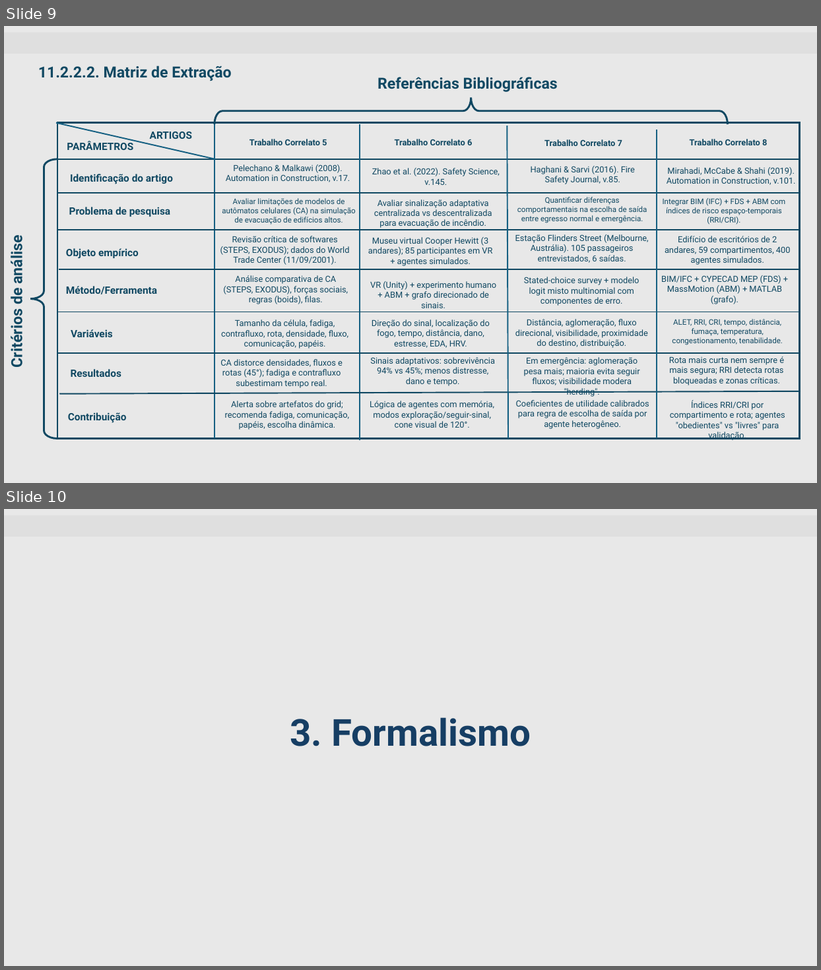
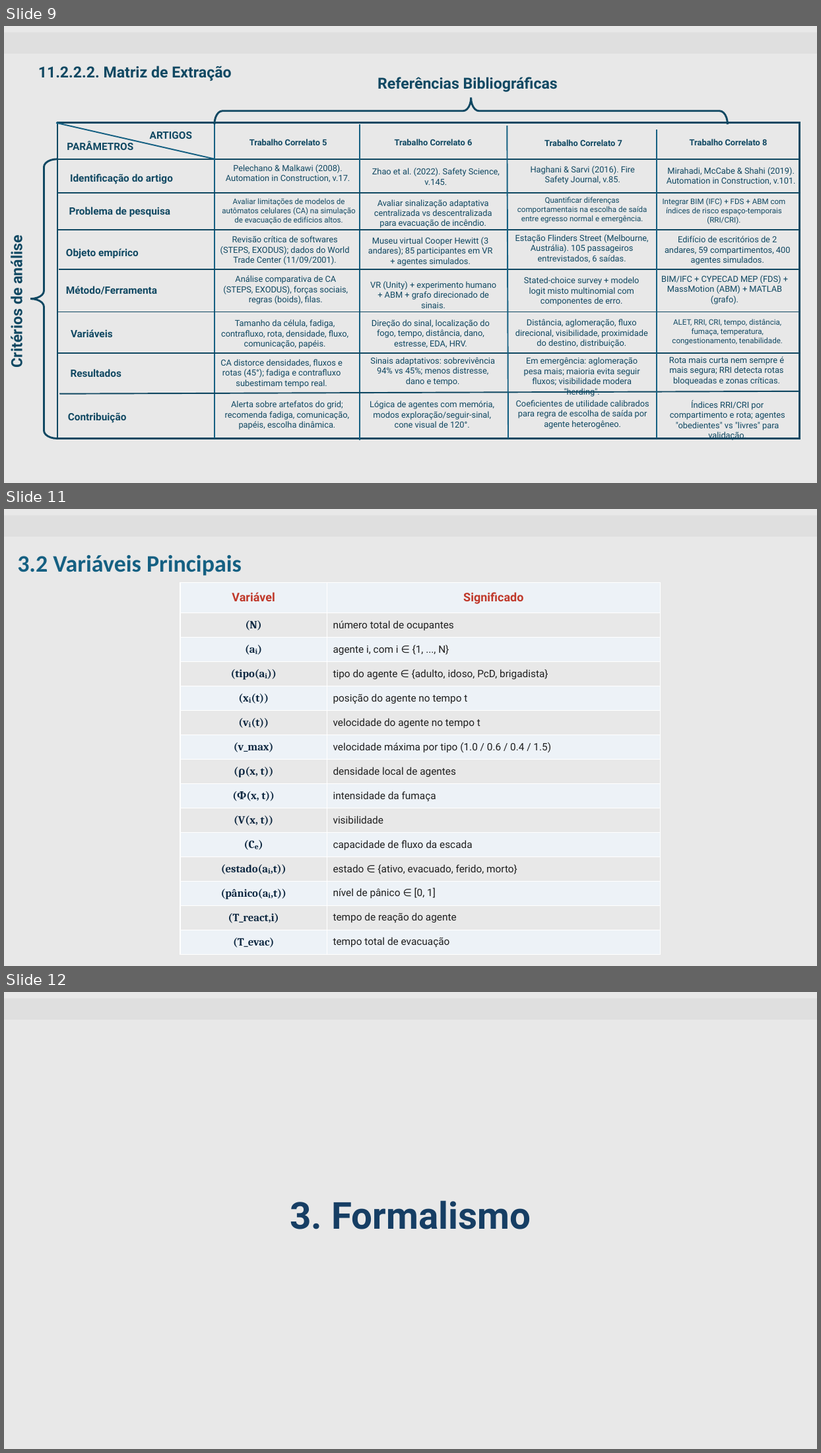
Before and after one commit to mattedi/Simulacao-2026, a slide deck: GuilhermeBackLucasFritzke/Template_Semnario_Grupo_Guilherme_Lucas_V3.pptx. Shown one above the other, each under a label of ours: slides 9 and 10 before the commit, slides 9, 11 and 12 after it; the slides between them are not shown. The pictures are 821x970 and 821x1453 pixels, drawn with LibreOffice and Linux fonts; fonts in the diff are those of the drawing; background and template pictures are left out. Boxes give left, top, right and bottom in pixels: in the first picture for what was removed or moved away, otherwise in the second. Text is boxed around its words. In the diff, an @@ line names an element or a change of style, - is before the commit and + after.

```diff
--- a/GuilhermeBackLucasFritzke/Template_Semnario_Grupo_Guilherme_Lucas_V3.pptx
+++ b/GuilhermeBackLucasFritzke/Template_Semnario_Grupo_Guilherme_Lucas_V3.pptx
@@ slide 11 added at [4, 509, 817, 966], background #E8E8E8; not listed: 1 template element that a slide beside it also shows @@
@@ text added at [17, 555, 242, 576], 28 pt, text #156082, bold @@
+3.2 Variáveis Principais
@@ table added at [180, 582, 661, 955], 15 rows, 2 columns @@
+Variável | Significado
+(N) | número total de ocupantes
+(aᵢ) | agente i, com i ∈ {1, ..., N}
+(tipo(aᵢ)) | tipo do agente ∈ {adulto, idoso, PcD, brigadista}
+(xᵢ(t)) | posição do agente no tempo t
+(vᵢ(t)) | velocidade do agente no tempo t
+(v_max) | velocidade máxima por tipo (1.0 / 0.6 / 0.4 / 1.5)
+(ρ(x, t)) | densidade local de agentes
+(Φ(x, t)) | intensidade da fumaça
+(V(x, t)) | visibilidade
+(Cₑ) | capacidade de fluxo da escada
+(estado(aᵢ,t)) | estado ∈ {ativo, evacuado, ferido, morto}
+(pânico(aᵢ,t)) | nível de pânico ∈ [0, 1]
+(T_react,i) | tempo de reação do agente
+(T_evac) | tempo total de evacuação
@@ what was slide 10 is now slide 12 @@
```
Also in this commit, not shown: 1 other slide added.
